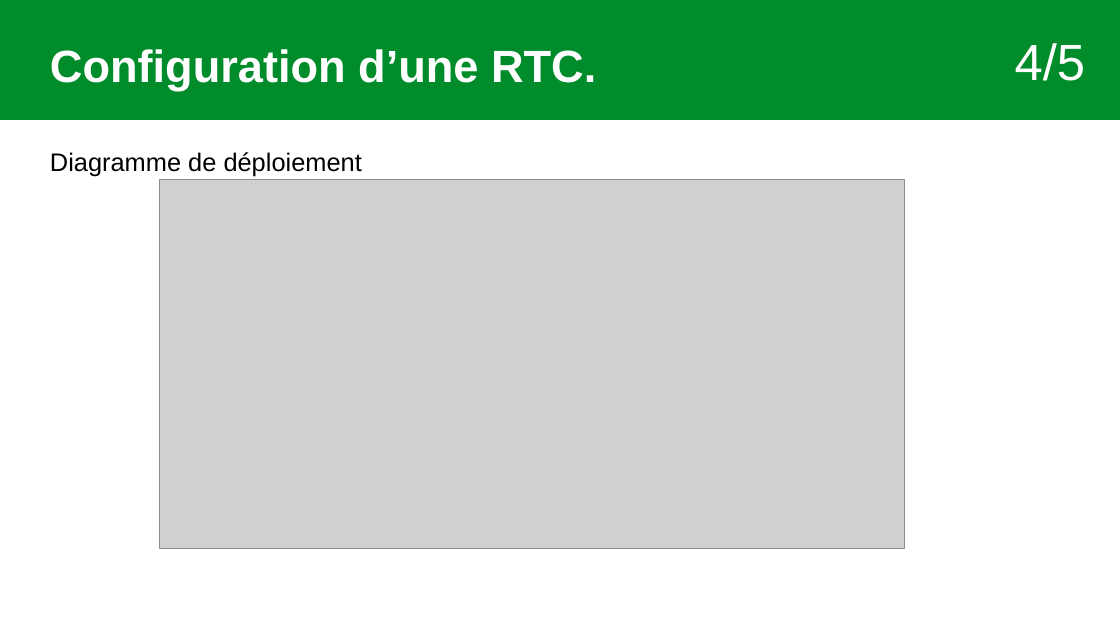
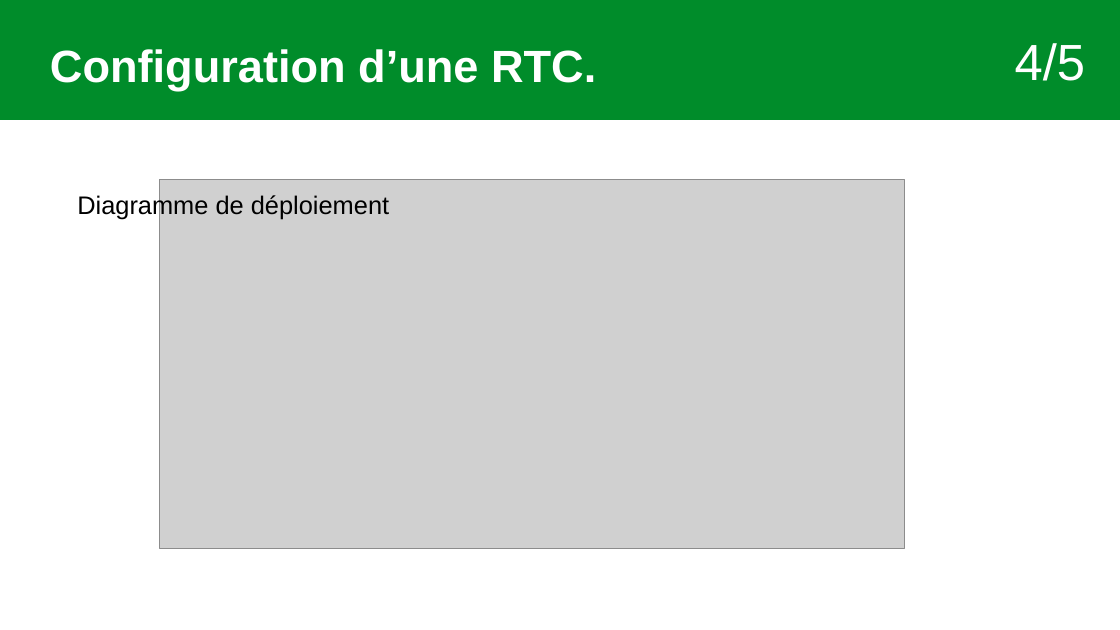
Before and after one commit to Sauvage89/sechoir-houblon, a slide deck: slide 26 of doc/diaporama/revue4/02-revue_sauvage.odp. Drawn at 1120x630 pixels with LibreOffice and Linux fonts; fonts in the diff are those of the drawing; grey boxes stand for pictures. Boxes give left, top, right and bottom in pixels: in the first picture for what was removed or moved away, otherwise in the second. Text is boxed around its words. In the diff, an @@ line names an element or a change of style, - is before the commit and + after.

```diff
--- a/doc/diaporama/revue4/02-revue_sauvage.odp
+++ b/doc/diaporama/revue4/02-revue_sauvage.odp
@@ text "Diagramme de déploiement": place and size @@
-text "Diagramme de déploiement" at [50, 152, 362, 177]
+text "Diagramme de déploiement" at [77, 194, 389, 220]
```
Also in this commit, not shown: 5 other slides changed, 1 slide added, 1 other file.
